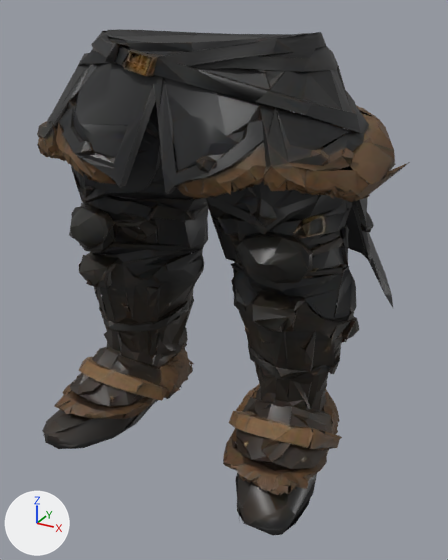
The glTF model hollowmere/Assets/Resources/Gear/Sets/leather/legs.glb, before and after one commit.
Camera for both pictures: a 50 mm camera at (0.694, -1.185, 1.114) aimed at (0.053, -0.02, 0.532). The lights are fixed; the arrows at lower left show +X, +Y and +Z. The picture after the commit comes second. Vertices at exactly the same position are counted once.

Names of what the first picture shows: 'leather_legs'.
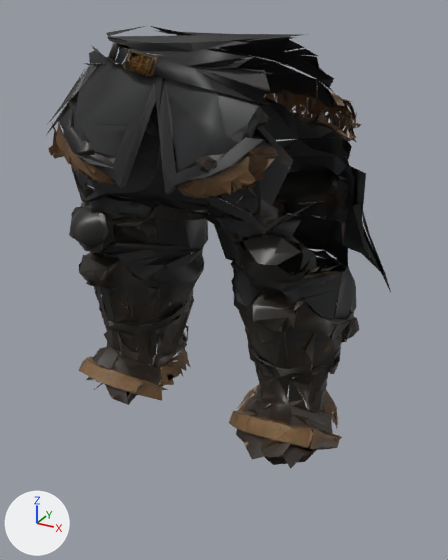
Edits to the scene script, one JSON object a line:
```json
{"block": "me_mesh_0", "where": "# used by ob_leather_legs; location = (0.0, 0.0, 0.0)"}
{"op": "remove", "block": "me_mesh_0", "code": "me_mesh_0.from_pydata(...)  # 7023 vertices, 10000 faces; spans x -0.428..0.437, y -0.314..0.287, z 0.122..1.073"}
{"op": "add", "block": "me_mesh_0", "code": "me_mesh_0.from_pydata(...)  # 4496 vertices, 6352 faces; spans x -0.413..0.418, y -0.272..0.287, z 0.197..1.078"}
{"block": "me_mesh_0", "change": "me_mesh_0 part 1: the loose piece of 3 vertices spanning x 0.364..0.383, y -0.159..-0.121, z 0.806..0.822 is deleted"}
{"block": "me_mesh_0", "change": "me_mesh_0 part 2: 41 vertices moved from x -0.267..0.183, y -0.042..0.232, z 0.284..0.918 to x -0.267..0.183, y -0.048..0.232, z 0.289..0.918; 2518 vertices removed from x -0.428..0.437, y -0.314..0.278, z 0.122..1.073; 4 vertices added at x -0.155..0.045, y -0.039..0.03, z 0.673..1.078"}
{"block": "me_mesh_0", "change": "other edits to the shape of me_mesh_0 do not show in these pictures"}
```

Pixel boxes (x1, y1, x2, y2) of what changed, in the pictures (448 x 560 px):
```json
{"object": "leather_legs", "change": "reshaped", "before": [37, 29, 410, 536], "after": [46, 26, 391, 469], "on screen": "7% narrower, 13% shorter"}
{"part": 1, "of": "me_mesh_0", "change": "deleted", "before": [342, 190, 357, 197]}
{"part": 2, "of": "me_mesh_0", "change": "cut back", "before": [37, 29, 410, 536], "after": [106, 26, 292, 367], "on screen": "mostly hidden afterwards"}
```
